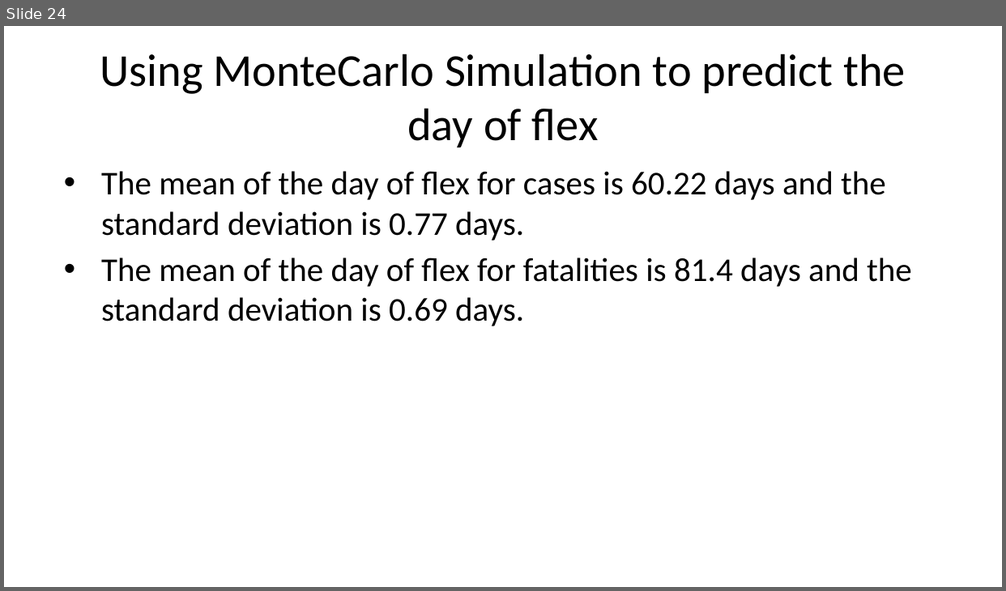
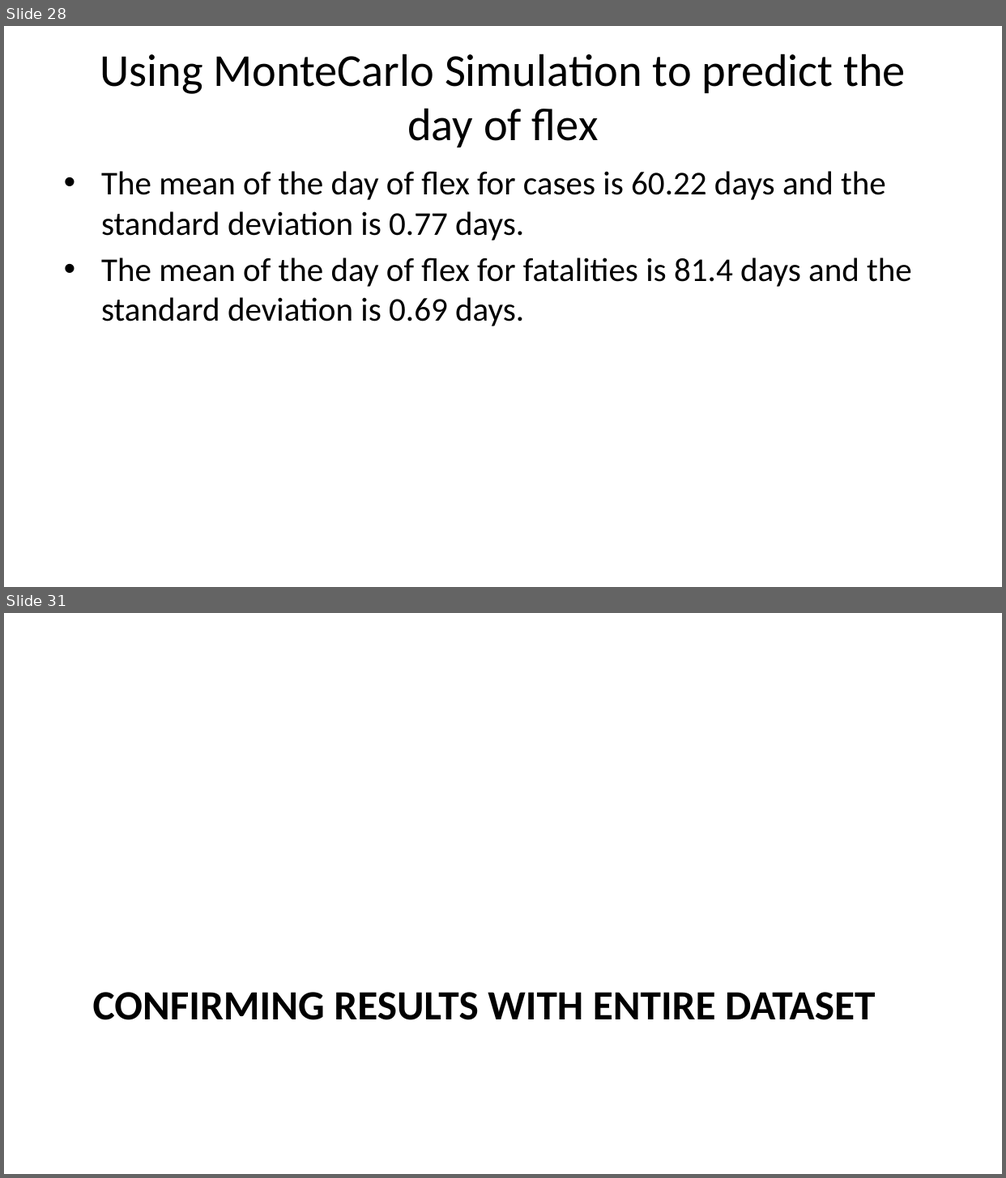
Before and after one commit to austinlackey/covid-simulations, a slide deck: main.pptx. Shown one above the other, each under a label of ours: slide 24 before the commit, slides 28 and 31 after it; the slides between them are not shown. The pictures are 1006x591 and 1006x1178 pixels, drawn with LibreOffice and Linux fonts; fonts in the diff are those of the drawing. Boxes give left, top, right and bottom in pixels: in the first picture for what was removed or moved away, otherwise in the second. Text is boxed around its words. In the diff, an @@ line names an element or a change of style, - is before the commit and + after.

```diff
--- a/main.pptx
+++ b/main.pptx
@@ slide 31 added at (4,613,1002,1174), background #FFFFFF @@
@@ title added at (93,992,875,1020), 30 pt, text #000000, bold @@
+CONFIRMING RESULTS WITH ENTIRE DATASET
@@ what was slide 24 is now slide 28 @@
```
Also in this commit, not shown: 7 slides changed, 11 other slides added, 1 slide removed, 2 other files.
